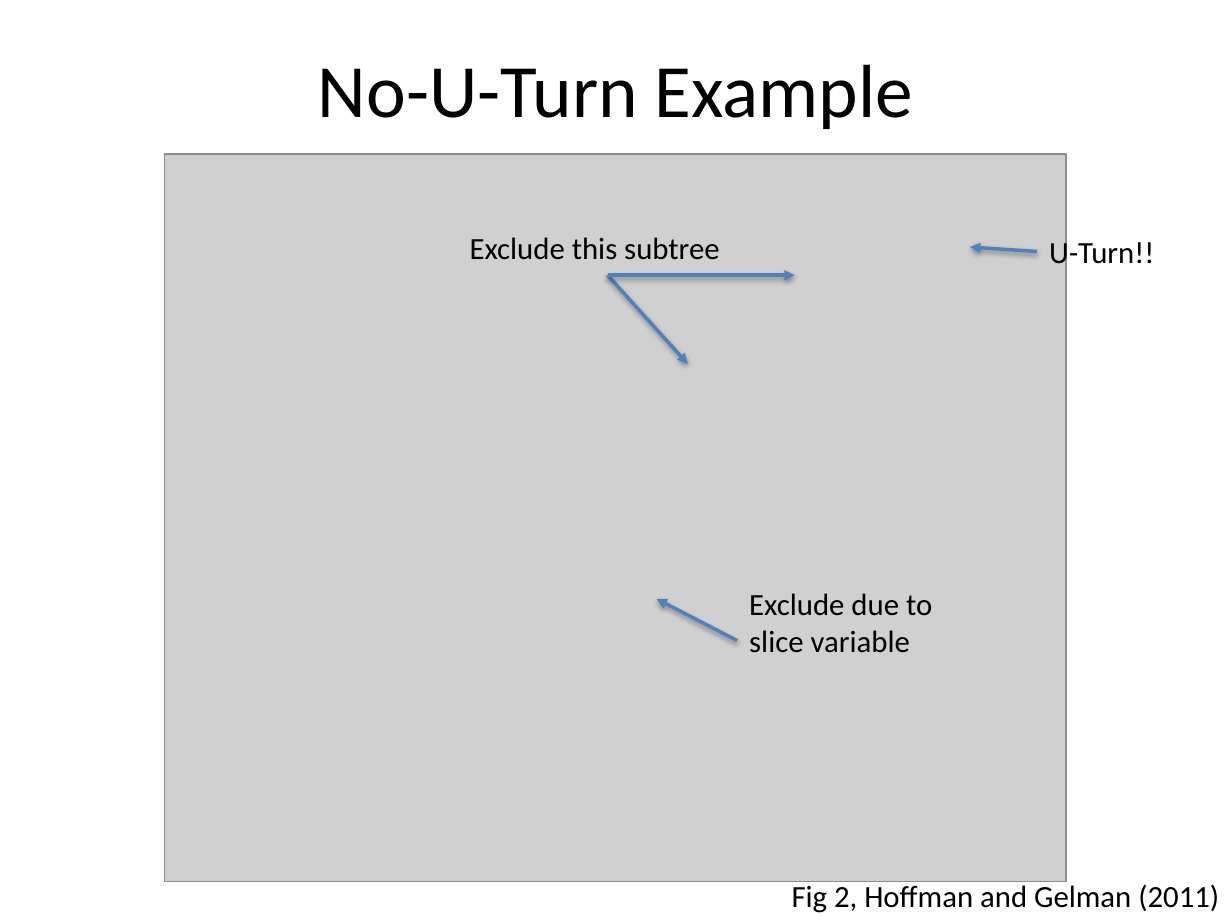
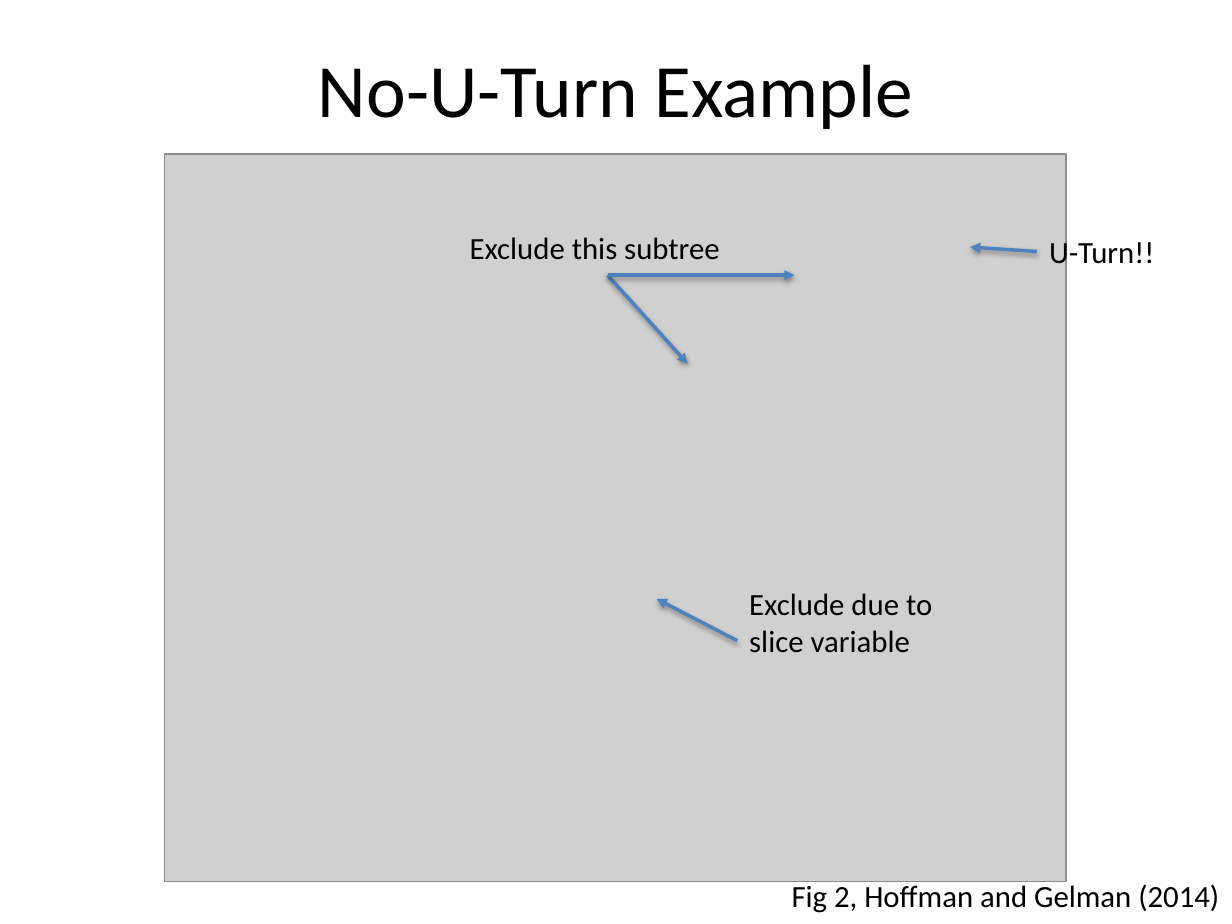
Before and after one commit to TMB-ADMB-Workshops/Feb2016, a slide deck: slide 19 of examples/mcmc/MCMC_in_TMB.pptx (slide 18 before the commit). Drawn at 1232x924 pixels with LibreOffice and Linux fonts; fonts in the diff are those of the drawing; grey boxes stand for pictures. Boxes give left, top, right and bottom in pixels: in the first picture for what was removed or moved away, otherwise in the second. Text is boxed around its words. In the diff, an @@ line names an element or a change of style, - is before the commit and + after.

```diff
--- a/examples/mcmc/MCMC_in_TMB.pptx
+++ b/examples/mcmc/MCMC_in_TMB.pptx
@@ text at (792,881,1219,913): text changed @@
-Fig 2, Hoffman and Gelman (2011)
+Fig 2, Hoffman and Gelman (2014)
```
Also in this commit, not shown: 6 other slides changed, 3 slides added.
